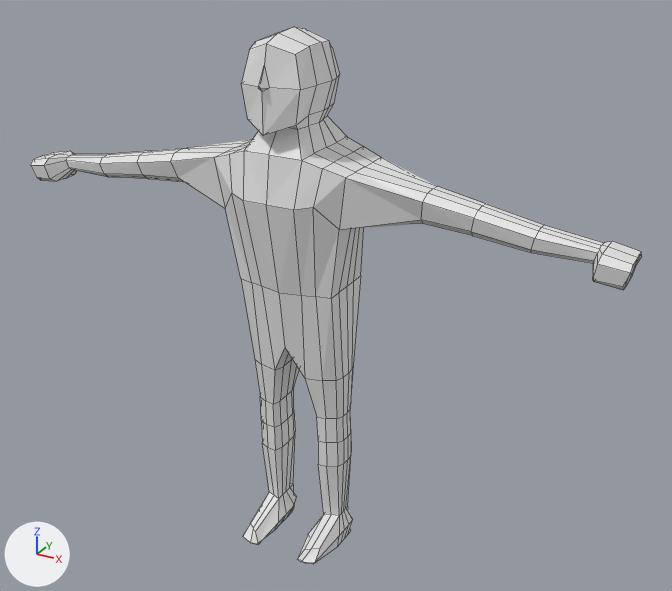
The Blender file Assets/Models/SubjectA.blend: old version first, new version second.
One viewpoint serves both versions: a 50 mm camera at (4.71, -7.79, 6.96) aimed at (0.34, 0.14, 3.0). Every picture has the same lights, and +X, +Y and +Z are marked at lower left. Mesh edges are drawn as thin lines.
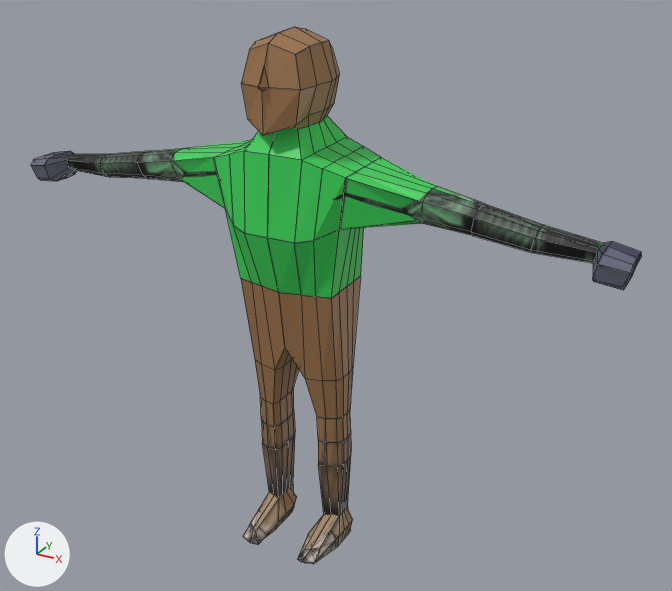
The newer file is also turned or shifted as a whole; pictures and numbers use the older file's frame.

Where the change shows, as pixel boxes [x1, y1, x2, y2] in the pictures (672 x 591 px):
```json
{"object": "Cube", "change": "reshaped, modifiers changed", "before": [31, 27, 642, 564], "after": [31, 27, 642, 564]}
{"part": 1, "of": "me_cube_002", "change": "built on", "before": [214, 33, 345, 299], "after": [31, 33, 345, 545]}
{"part": 2, "of": "me_cube_002", "change": "recoloured", "before": [258, 27, 642, 564], "after": [258, 27, 642, 564]}
```

The change, as JSON lines over the scene's bpy script:
```json
{"op": "add", "block": "img_subjecta_png", "code": ["img_subjecta_png = load_image('SubjectA.png', '../Textures/SubjectA.png', 1024, 1024, 'sRGB')"]}
{"op": "add", "block": "mat_subjecta_png", "code": ["mat_subjecta_png = principled_material('SubjectA.png')", "mat_subjecta_png.texture = img_subjecta_png"]}
{"block": "me_cube_002", "where": "# used by ob_cube; location = (0.0, 0.0, 0.0); scale = (0.747, 0.374, 1.0)"}
{"op": "remove", "block": "me_cube_002", "code": "me_cube_002.from_pydata(...)  # 229 vertices, 211 faces; spans x 0.0..4.55, y -1.86..1.25, z 0.0..5.75"}
{"op": "add", "block": "me_cube_002", "code": "me_cube_002.from_pydata(...)  # 435 vertices, 422 faces; spans x -4.55..4.55, y -1.86..1.25, z 0.0..5.75"}
{"block": "me_cube_002", "change": "me_cube_002 part 1"}
{"block": "me_cube_002", "change": "2 vertices are removed from x 0.0, y -1.67..-1.46, z 4.16..5.66"}
{"block": "me_cube_002", "change": "4 faces are deleted"}
{"block": "me_cube_002", "change": "2 vertices move from x 0.39..0.63, y -1.59..-1.42, z 4.15..4.19 to x 0.39..0.63, y -1.59..-1.42, z 3.81..3.85"}
{"block": "me_cube_002", "change": "202 vertices are added at x -4.55..0.0, y -1.77..1.09, z 0.0..5.66"}
{"block": "me_cube_002", "change": "6 new vertices lie (0.01, -0.02, 0.31) away from vertices in x -0.72..-0.34, y -0.28..0.56, z 1.04..1.36"}
{"block": "me_cube_002", "change": "215 new faces join them"}
{"block": "me_cube_002", "change": "me_cube_002 part 2: 207 faces spanning x 0.0..4.55, y -1.86..1.25, z 0.0..5.75 switch from no material to mat_subjecta_png (picture img_subjecta_png)"}
{"op": "remove", "block": "ob_cube", "code": "_m = ob_cube.modifiers.new('Mirror', 'MIRROR')"}
```
